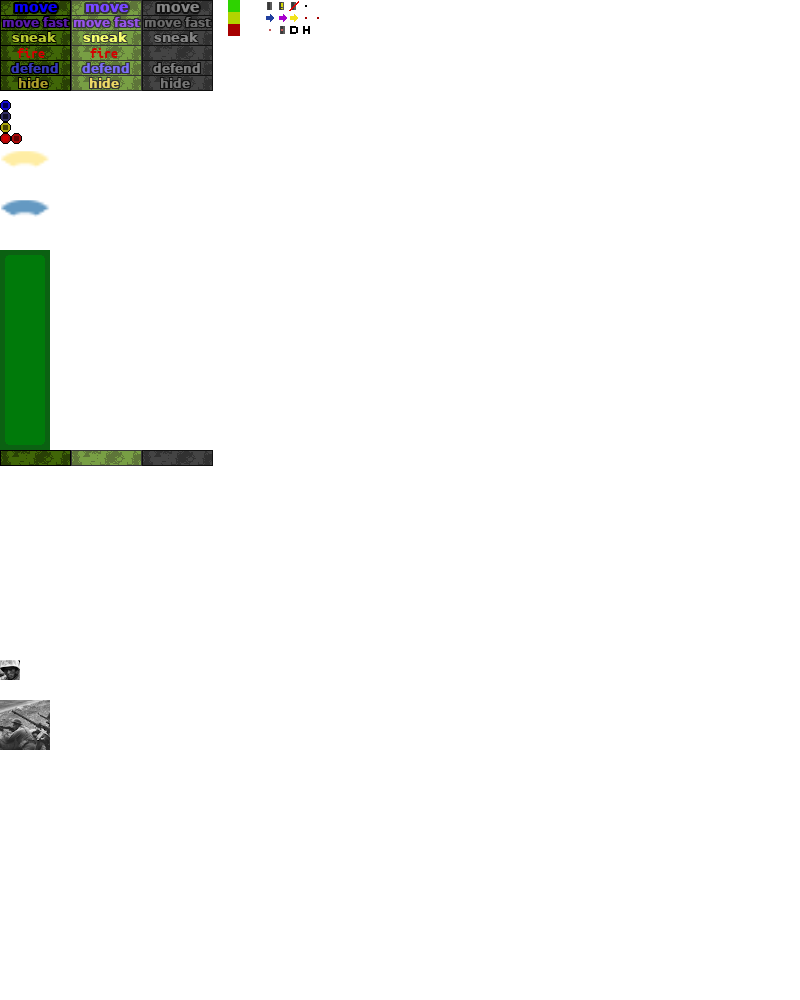
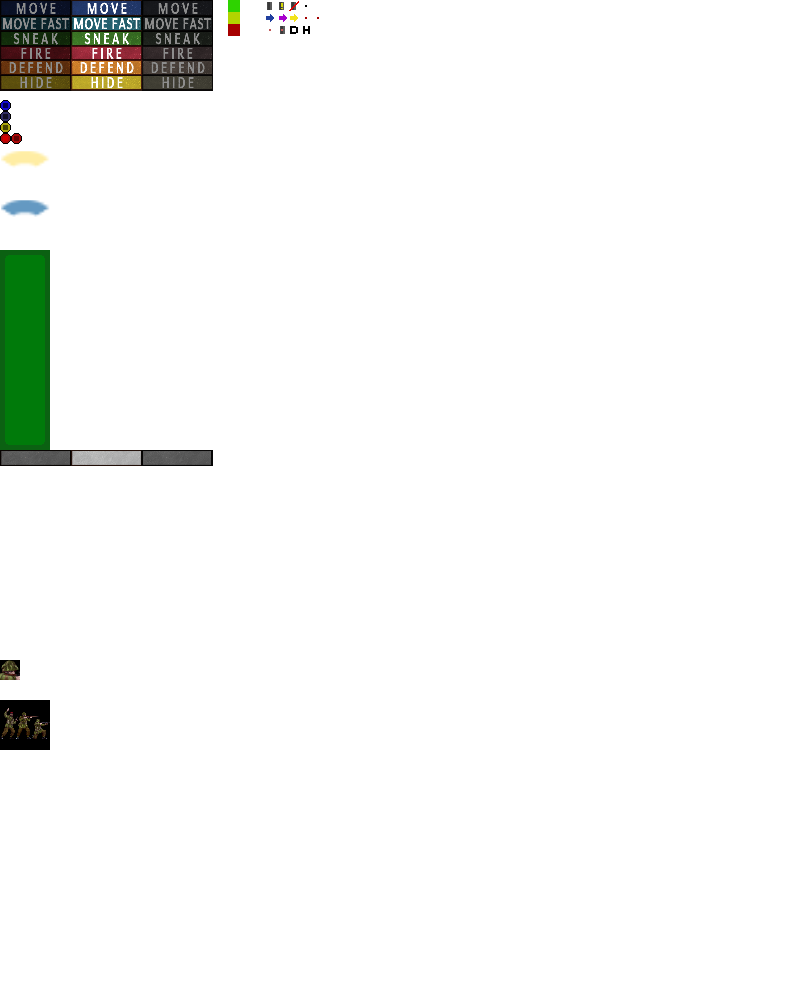
Two versions of the same layered image (800x1000). Layer-by-layer changes:
added layer "Calque copié" above "hud #1" over [0, 660, 20, 680]
painted on "hud #1" over [0, 0, 213, 750]
